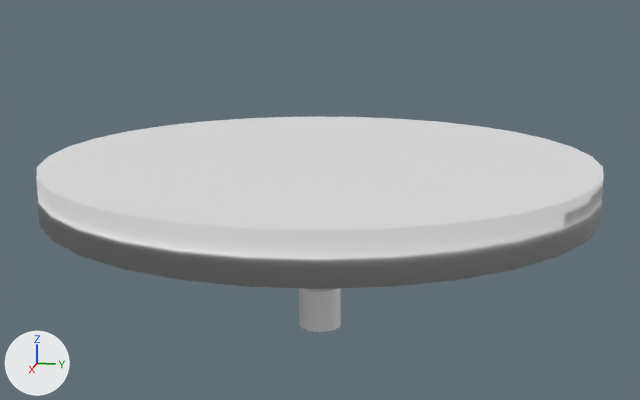
What one commit did to the Blender file Blender/AstronomersBar/PicnicTable.blend.
Before and after are seen from a 50 mm lens placed at (39.2, 7.8, 14.9), pointed at (0.0, 0.0, 5.1). Every picture has the same lights, and +X, +Y and +Z are marked at lower left. The older version comes first.
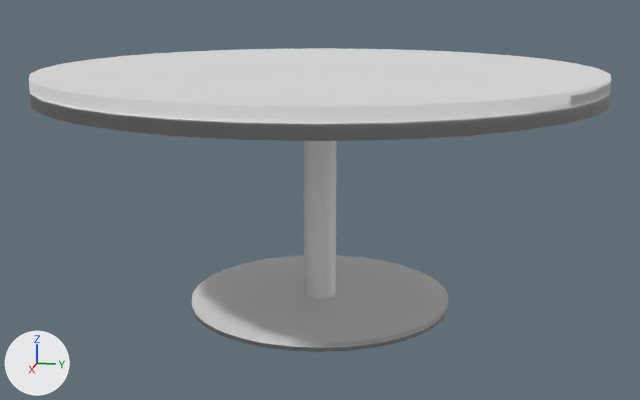
What the commit changed:
Object 'Cylinder' (ob_cylinder) moves from (0.0, 0.0, 6.18) to (0.0, 0.0, 10.63).
Object 'Cylinder' (ob_cylinder) is rescaled from (12.5, 12.5, 1.0) to (12.5, 12.5, 0.547).
Object 'Cylinder.001' (ob_cylinder_001) moves from (0.0, 0.0, 0.0) to (0.0, 0.0, 5.21).
Object 'Cylinder.001' (ob_cylinder_001) is rescaled from (1.0, 1.0, 1.0) to (0.753, 0.753, 4.91).
Object 'Cylinder.002' (ob_cylinder_002) is new; it shows a copy of the mesh of ob_cylinder.
Its location is (0.0, 0.0, 0.38).
Its scale is (6.06, 6.06, 0.192).

Changed parts and their boxes [x1, y1, x2, y2] in the pictures (640 x 400 px):
'Cylinder', moved, rescaled (46% shorter): before [36, 116, 604, 289]; after [29, 48, 611, 141]
'Cylinder.002', added: after [192, 255, 448, 352]
'Cylinder.001', moved, rescaled: before [299, 288, 341, 332]; after [304, 141, 337, 298]
